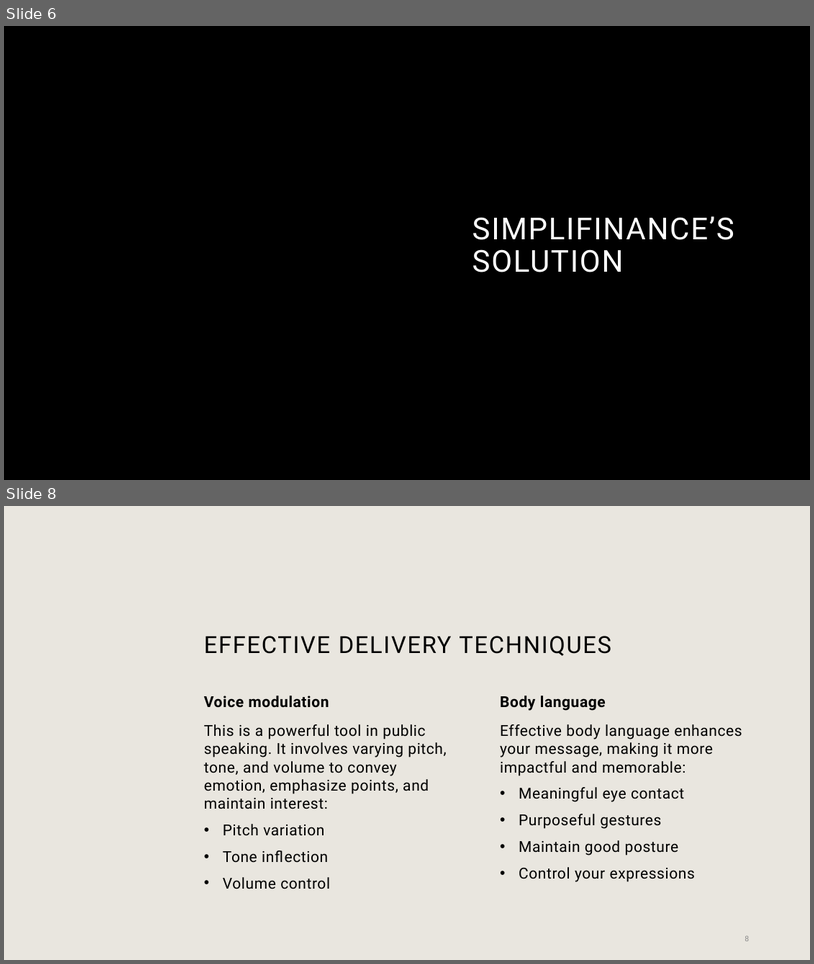
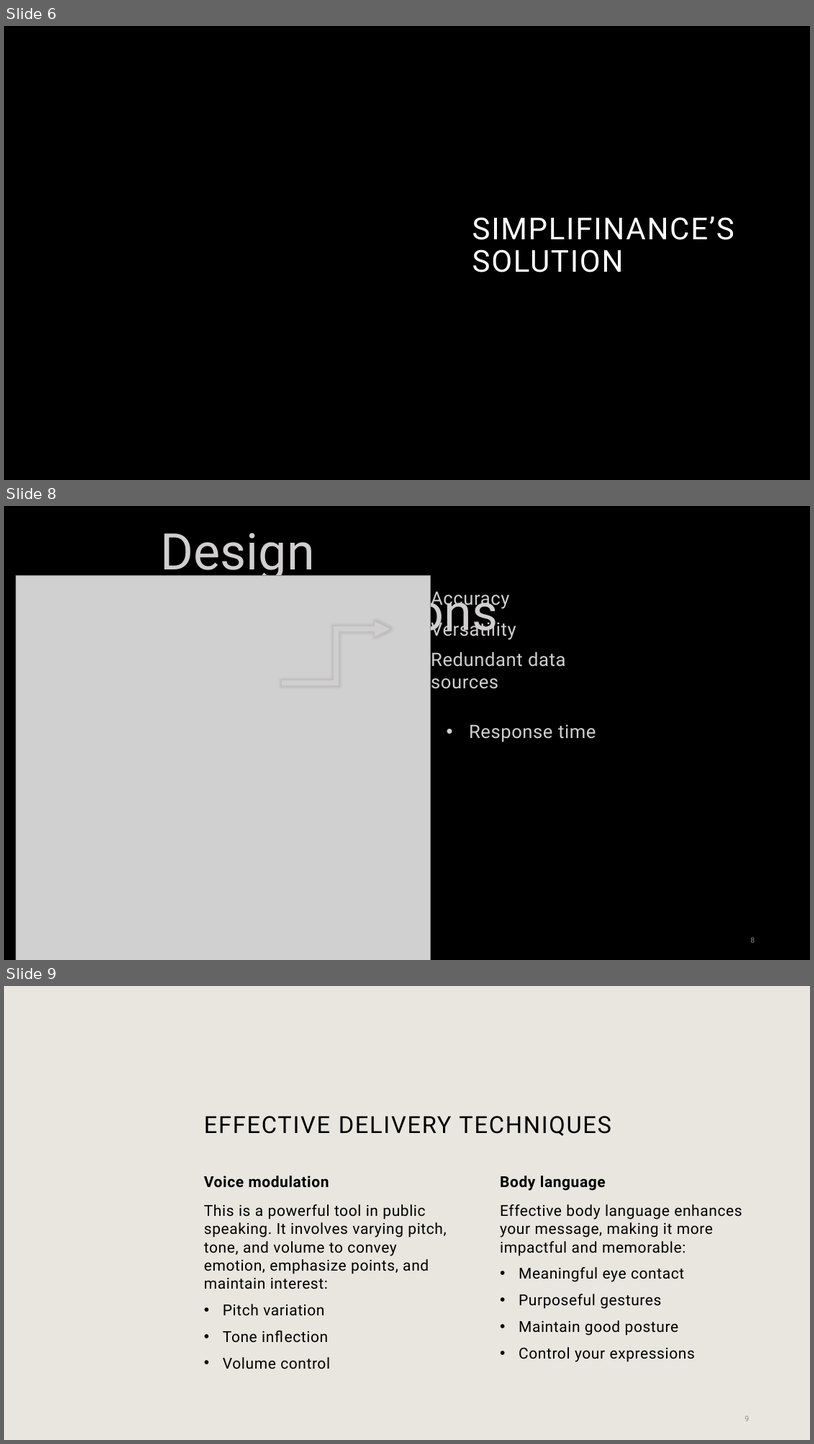
Before and after one commit to rcwaterman/SimpliFInance, a slide deck: SimpliFinance.pptx. Shown one above the other, each under a label of ours: slides 6 and 8 before the commit, slides 6, 8 and 9 after it; the slides between them are not shown. The pictures are 814x964 and 814x1444 pixels, drawn with LibreOffice and Linux fonts; fonts in the diff are those of the drawing; grey boxes stand for pictures; background and template pictures are left out. Boxes give left, top, right and bottom in pixels: in the first picture for what was removed or moved away, otherwise in the second. Text is boxed around its words. In the diff, an @@ line names an element or a change of style, - is before the commit and + after.

```diff
--- a/SimpliFinance.pptx
+++ b/SimpliFinance.pptx
@@ slide 8 added at (4,506,810,960), background #000000 @@
@@ line added from (4, 640) to (84, 506), #000000 0.5 pt @@
@@ line added from (810, 506) to (625, 960), #000000 0.5 pt @@
@@ text added at (161,533,499,642), 60 pt, text #D0CECE @@
+Design Considerations
@@ picture added at (16,576,430,960) @@
@@ text added at (431,591,566,689), 22 pt, text #D0CECE @@
+  • Accuracy
+  • Versatility
+  • Redundant data sources
@@ line added from (606, 605) to (810, 605), #000000 0.5 pt @@
@@ elbow arrow added from (282, 682) to (390, 629), #D0CECE 6 pt @@
@@ text added at (469,724,596,742), 22 pt, text #D0CECE @@
+  • Response time
@@ page number added at (751,937,755,942), 9 pt, text #8C8C8C @@
+8
@@ what was slide 8 is now slide 9 @@
```
Also in this commit, not shown: 2 slides changed.
